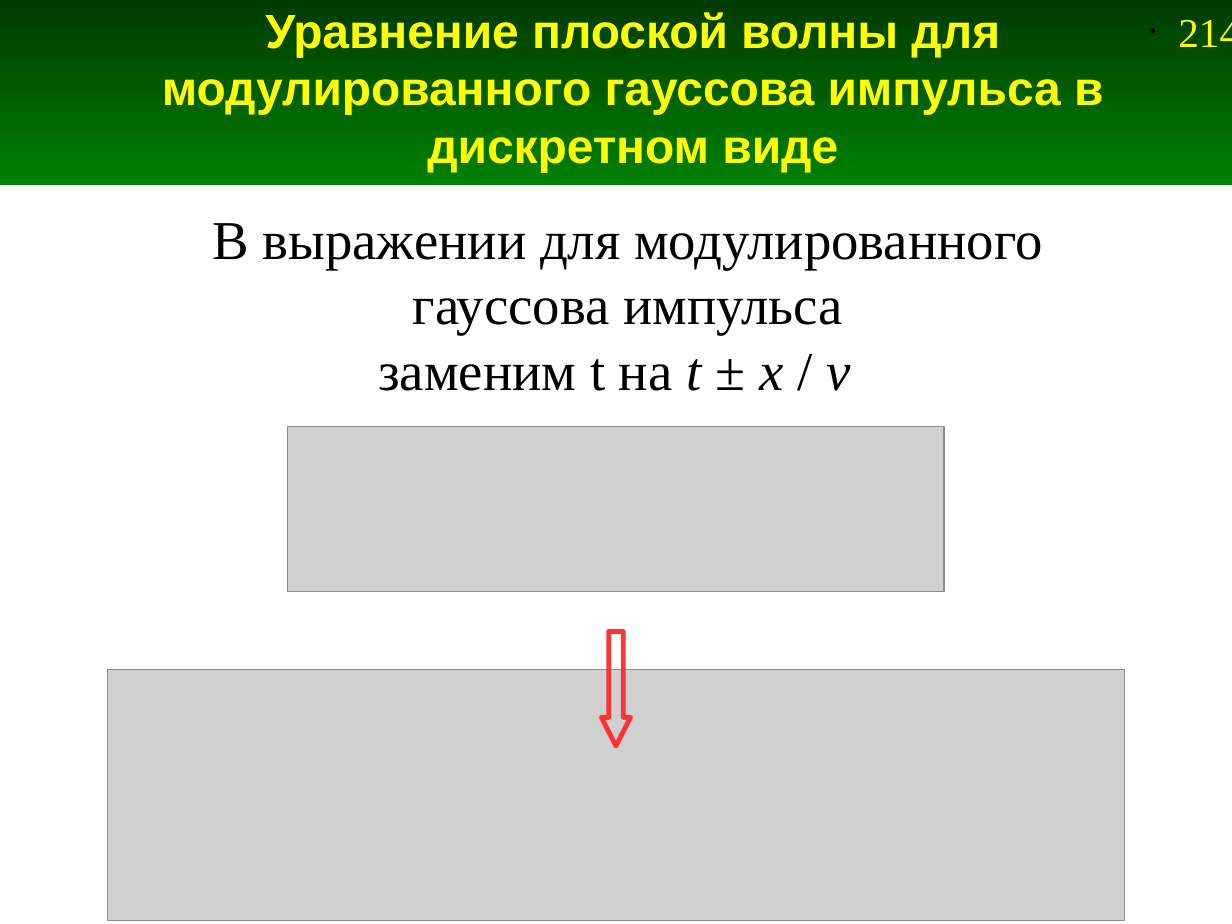
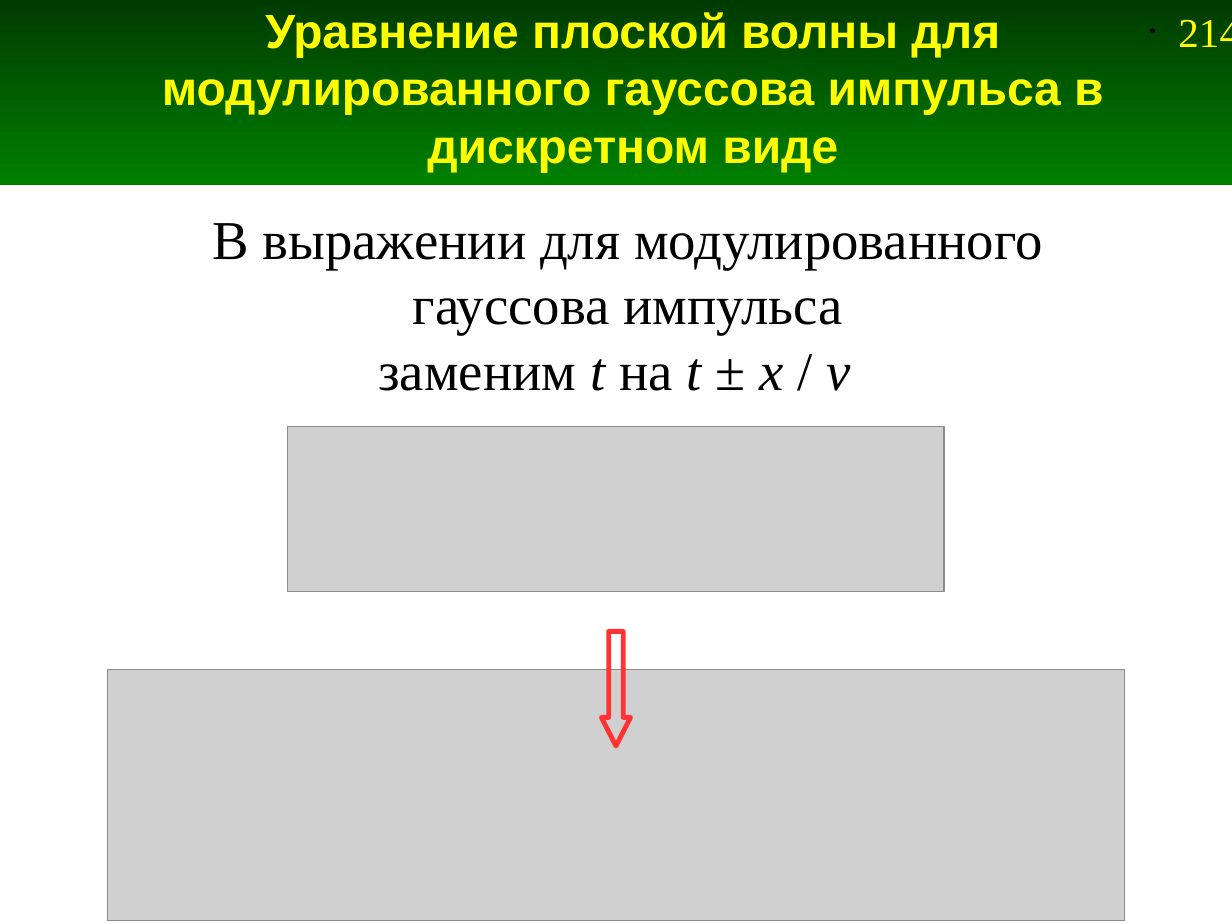
Before and after one commit to andris0147sv/modelling, a slide deck: slide 214 of presentations/2. FDTD.odp. Drawn at 1232x924 pixels with LibreOffice and Linux fonts; fonts in the diff are those of the drawing; grey boxes stand for pictures. Boxes give left, top, right and bottom in pixels: in the first picture for what was removed or moved away, otherwise in the second. Text is boxed around its words. In the diff, an @@ line names an element or a change of style, - is before the commit and + after.

```diff
--- a/presentations/2. FDTD.odp
+++ b/presentations/2. FDTD.odp
@@ text at [378,359,850,391]: italic on in "t" @@
```
Also in this commit, not shown: 12 other slides changed, 1 slide added, 1 slide removed, 1 other file.
